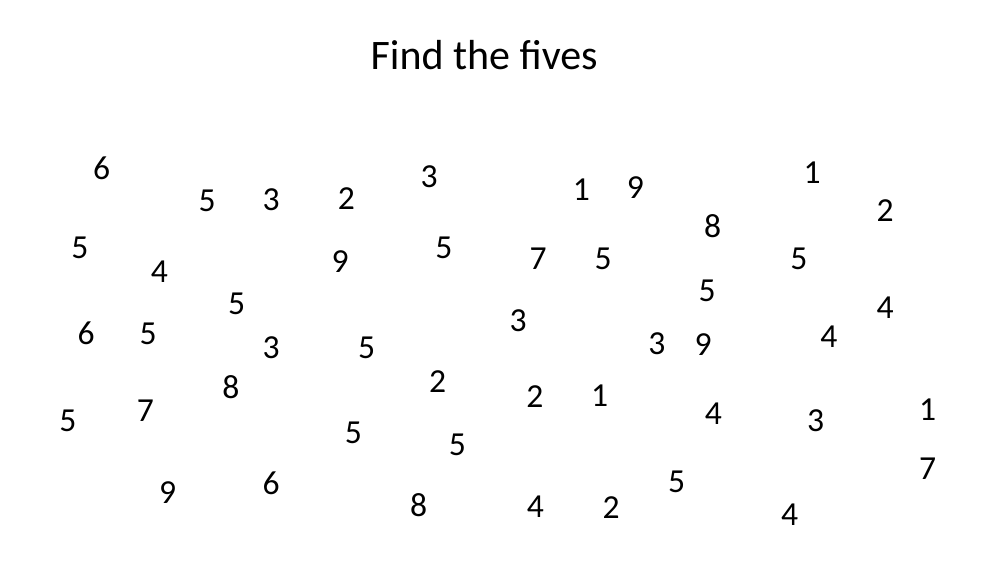
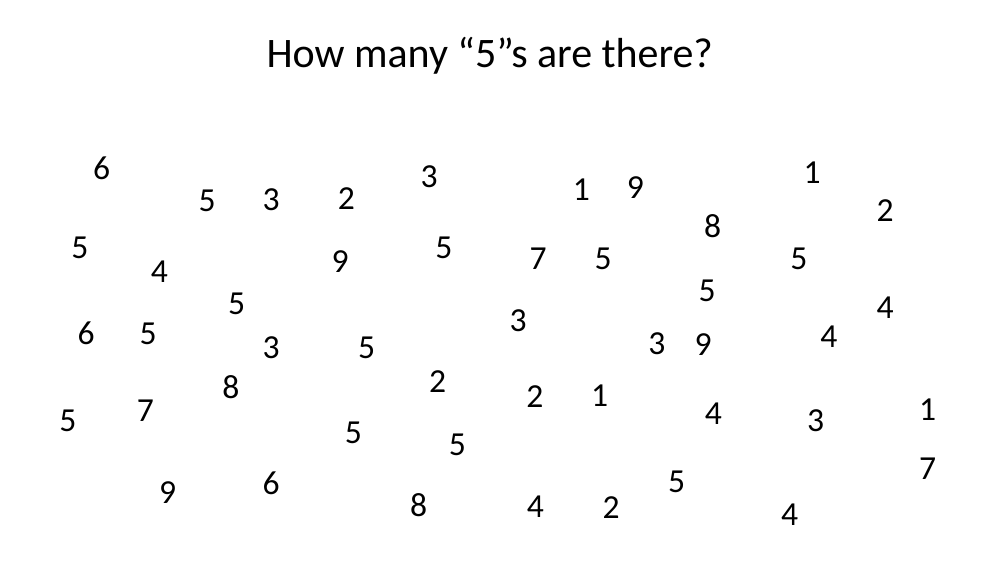
Before and after one commit to WSU-DataScience/USCOTS23_Bergen_Gestalt, a slide deck: slide 11 of USCOTS2023_Gestalt.pptx. Drawn at 1008x567 pixels with LibreOffice and Linux fonts; fonts in the diff are those of the drawing. Boxes give left, top, right and bottom in pixels: in the first picture for what was removed or moved away, otherwise in the second. Text is boxed around its words. In the diff, an @@ line names an element or a change of style, - is before the commit and + after.

```diff
--- a/USCOTS2023_Gestalt.pptx
+++ b/USCOTS2023_Gestalt.pptx
@@ text at <box>267,37,713,74</box>: text changed @@
-Find the fives
+How many “5”s are there?
```
Also in this commit, not shown: 3 other slides changed.
